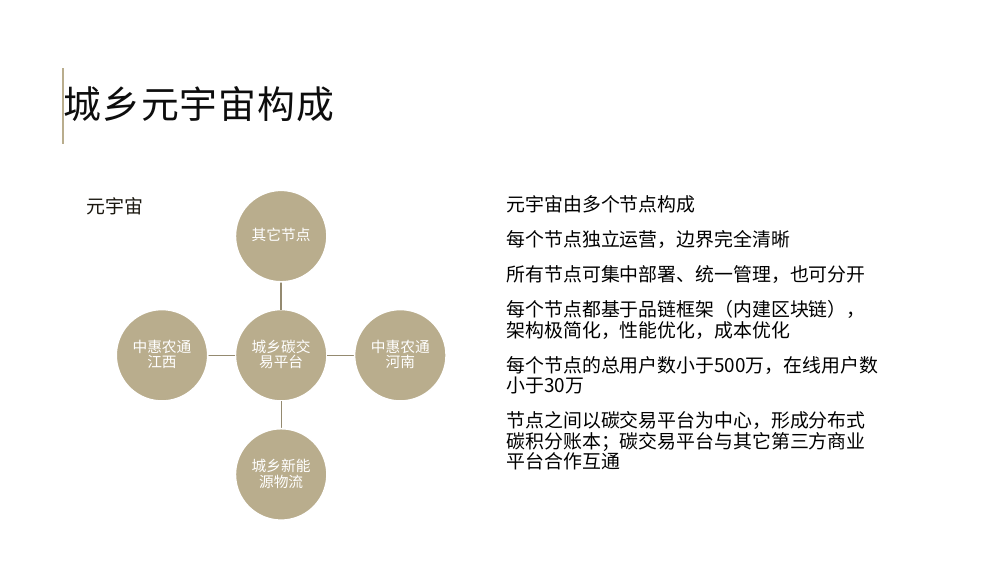
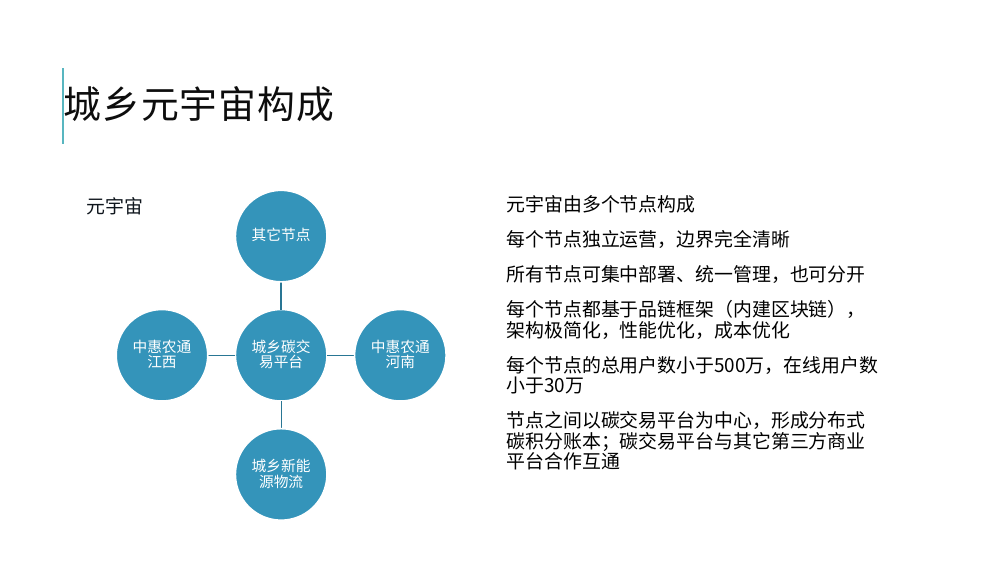
Before and after one commit to jzgi/chainsmart, a slide deck: slide 2 of Docs/品链供销.pptx. Drawn at 1008x567 pixels with LibreOffice and Linux fonts; fonts in the diff are those of the drawing. Boxes give left, top, right and bottom in pixels: in the first picture for what was removed or moved away, otherwise in the second. Text is boxed around its words. In the diff, an @@ line names an element or a change of style, - is before the commit and + after.

```diff
--- a/Docs/品链供销.pptx
+++ b/Docs/品链供销.pptx
@@ line (63, 144) - (63, 68): stroke #B9AD8D 1.5 pt to #58B6C0 1.5 pt @@
@@ fill #B9AD8D to #3494BA in 5 elements at <box>235,309,327,401</box>, <box>235,191,327,282</box>, <box>355,309,446,401</box>, <box>235,429,327,520</box>, <box>116,309,208,401</box> @@
@@ outline #948B71 1.25 pt to #2A7795 1.25 pt in 4 elements at <box>280,282,284,310</box>, <box>327,354,355,358</box>, <box>280,401,284,429</box>, <box>208,354,236,358</box> @@
```
Also in this commit, not shown: 34 other slides changed, 9 other files.
